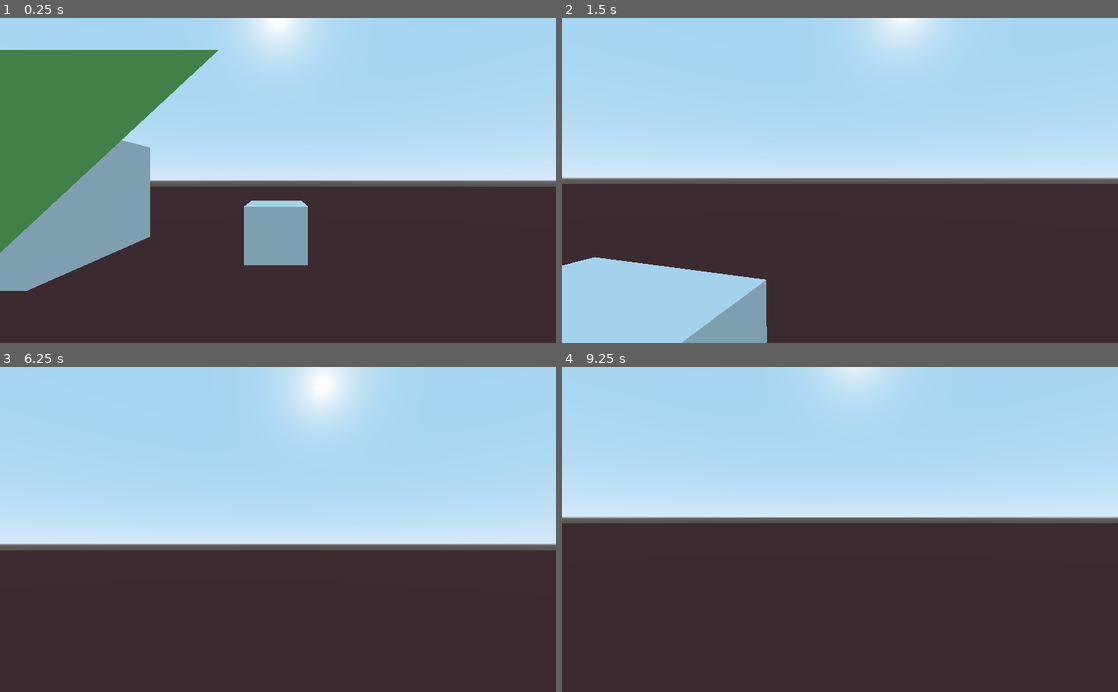
Above: before the commit, frames 1-4 (two rows, left to right).
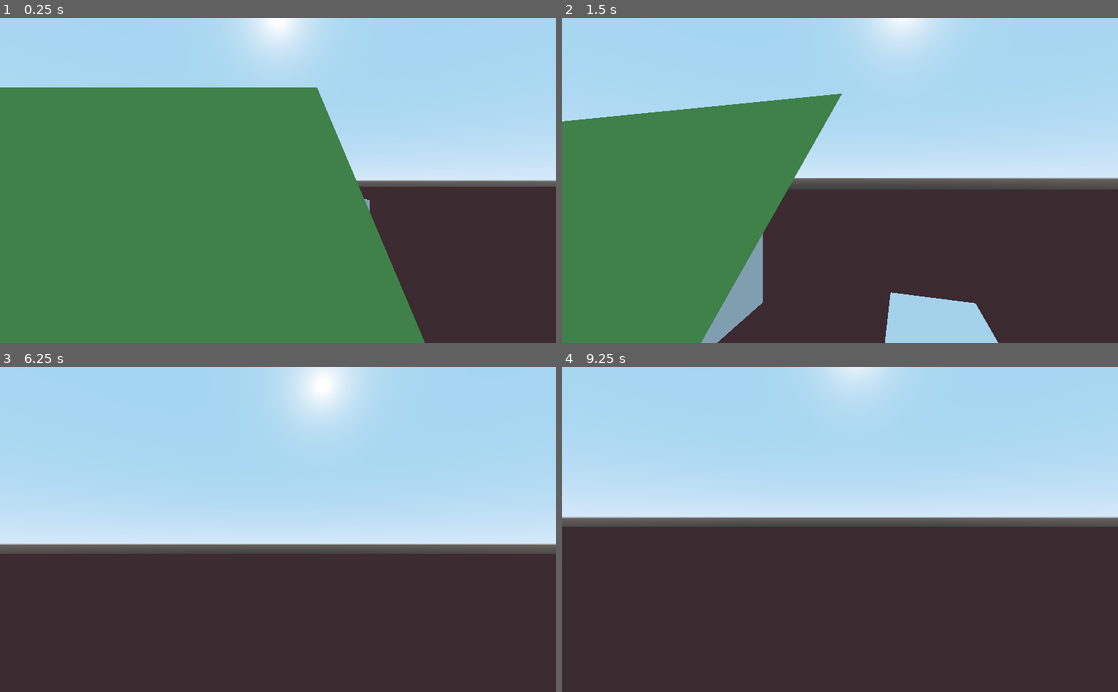
Above: after the commit, the same moments.

Repository: texaco/FPS-base
Game: Godot game, scene res://World.tscn
The game is run twice, just before and just after one commit, with the same random seed, the same clock (stepped at 60 frames per second) and the same inputs.
Inputs (mouse positions are in pixels of both pictures, inside the frame that each line leads up to):
- Up to frame 1 (0.25 s): no input
- Up to frame 2 (1.5 s): tap Enter at 0.5 s; move the mouse to (867, 180) at 0.52 s; hold Shift (run) 0.53-1.28 s; hold Up (ui_up) from 0.53 s (still down); tap Space (jump) at 0.77 s; move the mouse to (812, 180) at 1.27 s; tap Shift (run) at 1.35 s
- Up to frame 3 (6.25 s): tap Space (jump) at 1.52, 3.02, 3.5, 3.77, 4.52, 5, 6.02 s; move the mouse to (289, 523) at 2.02 s; hold Shift (run) 2.03-2.78 s; move the mouse to (272, 536) at 2.77 s; tap Shift (run) at 2.85, 4.35, 5.85 s; move the mouse to (316, 532) at 3.52 s; hold Shift (run) 3.53-4.28 s; tap Enter at 4.25, 5.75 s; move the mouse to (233, 526) at 4.27 s; move the mouse to (283, 529) at 5.02 s; hold Shift (run) 5.03-5.78 s; move the mouse to (255, 523) at 5.77 s; release Up (ui_up) at 5.78 s; hold Right (ui_right) from 5.78 s (still down)
- Up to frame 4 (9.25 s): tap Space (jump) at 6.5, 6.77, 7.52, 9.02 s; move the mouse to (867, 529) at 6.52 s; release Right (ui_right) at 6.53 s; hold Shift (run) 6.53-7.28 s; hold Up (ui_up) 6.53-8.78 s; move the mouse to (812, 529) at 7.27 s; tap Shift (run) at 7.35, 8.85 s; move the mouse to (851, 523) at 8.02 s; hold Shift (run) 8.03-8.78 s; move the mouse to (834, 536) at 8.77 s; hold Left (ui_left) from 8.78 s (still down)

The runs differ from the first frame. In frame 1, 48% of the frame differs, in the area x 0-77%, y 9-100%; in frame 2, 31%; in frame 3, 1.0%; in frame 4, 1.0%.

Commit message:
Improve ramp detection

Diff:
--- a/Foot.gd
+++ b/Foot.gd
@@ -1,4 +1,7 @@
 extends RayCast
 
+var slopeAngle
+
 func getSlopeAngle():
-	return rad2deg(acos(get_collision_normal().dot(Vector3(0, 1, 0))))
+	slopeAngle = rad2deg(acos(get_collision_normal().dot(Vector3(0, 1, 0))))
+	return slopeAngle
--- a/Player.gd
+++ b/Player.gd
@@ -25,16 +25,14 @@
 var has_contact = false
 
 #slope variables
-const MAX_SLOPE_ANGLE = 35
+const MAX_SLOPE_ANGLE = 10
 
 #stair variables
 const MAX_STAIR_SLOPE = 20
 const STAIR_JUMP_HEIGHT = 6
 
-# debug funtions
-var floor_angle
 
-func _process(delta):
+func _physics_process(delta):
 	aim()
 	if flying:
 		fly(delta)
@@ -45,7 +43,7 @@
 	if event is InputEventMouseMotion:
 		camera_change = event.relative
 	if Input.is_action_just_pressed("ui_page_down"):
-		print (floor_angle)
+		print ($Foot.slopeAngle)
 
 func getDirection():
 	var dir = Vector3()
@@ -84,14 +82,6 @@
 	if (has_contact and !is_on_floor()):
 		move_and_collide(Vector3(0, -1, 0))
 
-	if (direction.length() > 0 and $StairCatcher.is_colliding()):
-		var stair_normal = $StairCatcher.get_collision_normal()
-		var stair_angle = rad2deg(acos(stair_normal.dot(Vector3(0, 1, 0))))
-		if stair_angle < MAX_STAIR_SLOPE:
-			velocity.y = STAIR_JUMP_HEIGHT
-			has_contact = false
-
-
 	var temp_velocity = velocity
 	temp_velocity.y = 0
 
@@ -100,7 +90,6 @@
 		speed = MAX_RUNNING_SPEED
 	else:
 		speed = MAX_SPEED
-
 
 	# where would the player go at max speed
 	var target = direction * speed
@@ -128,9 +117,6 @@
 		print(in_air)
 		in_air += 1
 
-	$StairCatcher.translation.x = direction.x
-	$StairCatcher.translation.z = direction.z
-
 func fly(delta):
 	# reset the direction of the player
 	direction = getDirection()
@@ -155,13 +141,3 @@
 			$Head/Camera.rotate_x(deg2rad(change))
 			camera_angle += change
 		camera_change = Vector2()
-
-
-func _on_Area_body_entered( body ):
-	if body.name == "Player":
-		flying = true
-
-
-func _on_Area_body_exited( body ):
-	if body.name == "Player":
-		flying = false
--- a/World.tscn
+++ b/World.tscn
@@ -63,7 +63,7 @@
 shape = SubResource( 2 )
 
 [node name="Player" type="KinematicBody" parent="."]
-transform = Transform( 1, 0, 0, 0, 1, 0, 0, 0, 1, 0, -0.000941277, 0 )
+transform = Transform( 1, 0, 0, 0, 1, 0, 0, 0, 1, -2.83843, 0.00516641, 2.34625 )
 script = ExtResource( 2 )
 
 [node name="Head" type="Spatial" parent="Player"]
@@ -76,8 +76,8 @@
 shape = SubResource( 3 )
 
 [node name="Foot" parent="Player" instance=ExtResource( 3 )]
-
-[node name="StairCatcher" type="RayCast" parent="Player"]
+transform = Transform( 1, 0, 0, 0, 1, 0, 0, 0, 1, 0, 0.441392, -0.610601 )
+cast_to = Vector3( 0, -0.5, 0 )
 
 [node name="Floor" type="MeshInstance" parent="."]
 transform = Transform( 1536.57, 0, 0, 0, 1.83234e-05, 1536.57, 0, -1536.57, 1.83234e-05, 0, 0, 0 )
